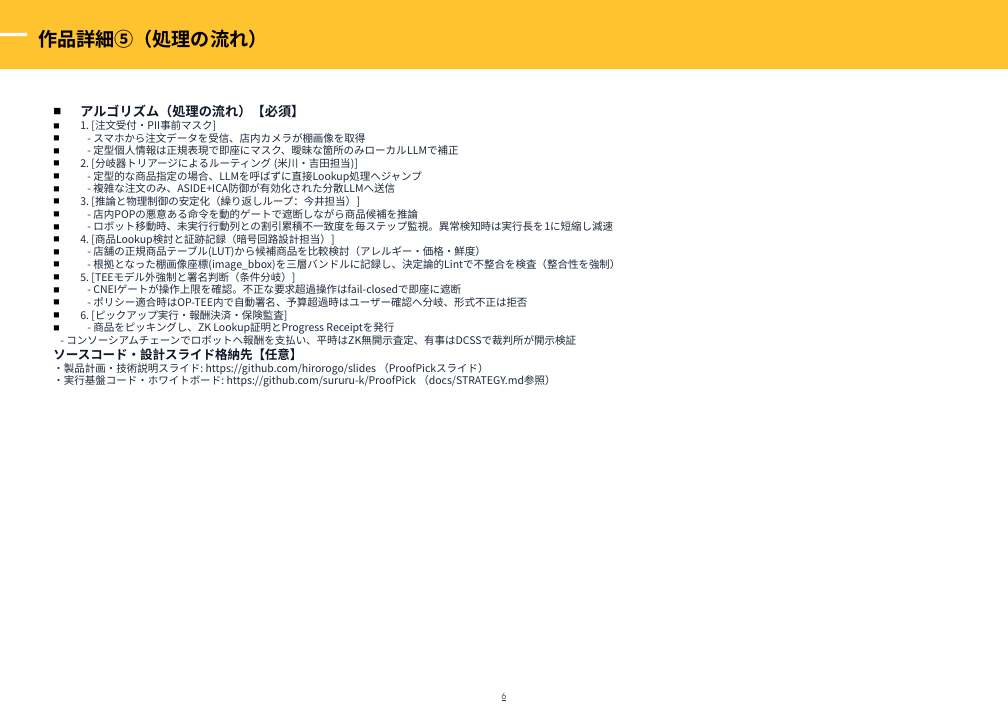
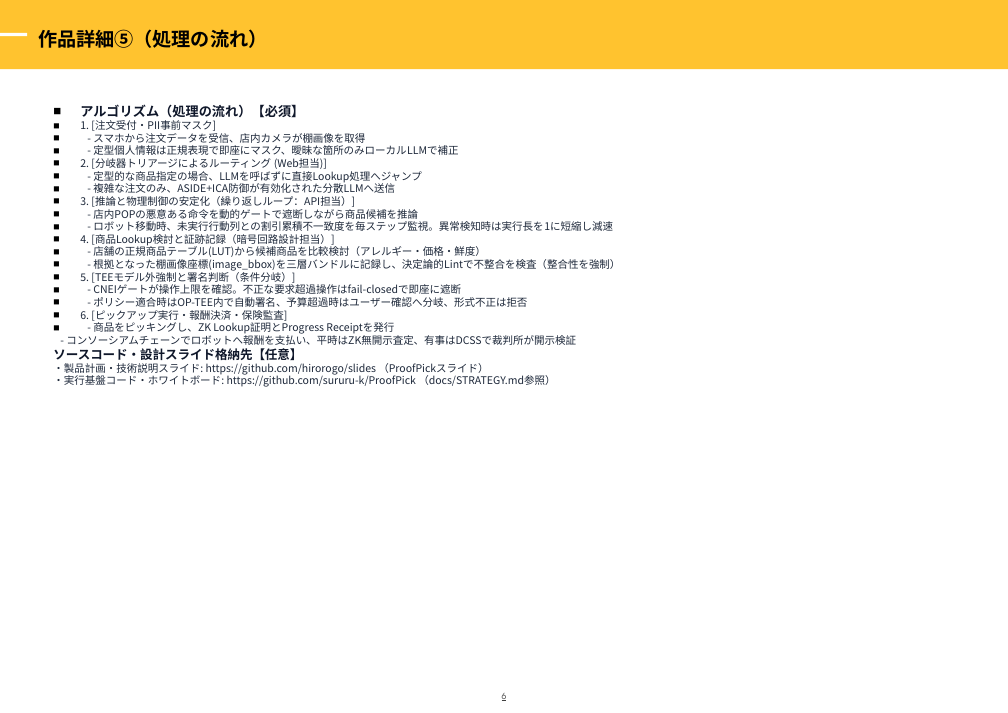
Before and after one commit to sururu-k/ProofPick, a slide deck: slide 7 of submission/zenjyocon_entry_sheet_2026.pptx. Drawn at 1008x713 pixels with LibreOffice and Linux fonts; fonts in the diff are those of the drawing; background and template pictures are left out. Boxes give left, top, right and bottom in pixels: in the first picture for what was removed or moved away, otherwise in the second. Text is boxed around its words. In the diff, an @@ line names an element or a change of style, - is before the commit and + after.

```diff
--- a/submission/zenjyocon_entry_sheet_2026.pptx
+++ b/submission/zenjyocon_entry_sheet_2026.pptx
@@ text at (66, 120, 620, 345): text changed @@
-1. [注文受付・PII事前マスク]
-- スマホから注文データを受信、店内カメラが棚画像を取得
-- 定型個人情報は正規表現で即座にマスク、曖昧な箇所のみローカルLLMで補正
-2. [分岐器トリアージによるルーティング (米川・吉田担当)]
-- 定型的な商品指定の場合、LLMを呼ばずに直接Lookup処理へジャンプ
-- 複雑な注文のみ、ASIDE+ICA防御が有効化された分散LLMへ送信
-3. [推論と物理制御の安定化（繰り返しループ：今井担当）]
-- 店内POPの悪意ある命令を動的ゲートで遮断しながら商品候補を推論
-- ロボット移動時、未実行行動列との割引累積不一致度を毎ステップ監視。異常検知時は実行長を1に短縮し減速
-4. [商品Lookup検討と証跡記録（暗号回路設計担当）]
-- 店舗の正規商品テーブル(LUT)から候補商品を比較検討（アレルギー・価格・鮮度）
-- 根拠となった棚画像座標(image_bbox)を三層バンドルに記録し、決定論的Lintで不整合を検査（整合性を強制）
-5. [TEEモデル外強制と署名判断（条件分岐）]
-- CNEIゲートが操作上限を確認。不正な要求超過操作はfail-closedで即座に遮断
-- ポリシー適合時はOP-TEE内で自動署名、予算超過時はユーザー確認へ分岐、形式不正は拒否
-6. [ピックアップ実行・報酬決済・保険監査]
-- 商品をピッキングし、ZK Lookup証明とProgress Receiptを発行
-- コンソーシアムチェーンでロボットへ報酬を支払い、平時はZK無開示査定、有事はDCSSで裁判所が開示検証
+1. [注文受付・PII事前マスク]
+- スマホから注文データを受信、店内カメラが棚画像を取得
+- 定型個人情報は正規表現で即座にマスク、曖昧な箇所のみローカルLLMで補正
+2. [分岐器トリアージによるルーティング (Web担当)]
+- 定型的な商品指定の場合、LLMを呼ばずに直接Lookup処理へジャンプ
+- 複雑な注文のみ、ASIDE+ICA防御が有効化された分散LLMへ送信
+3. [推論と物理制御の安定化（繰り返しループ：API担当）]
+- 店内POPの悪意ある命令を動的ゲートで遮断しながら商品候補を推論
+- ロボット移動時、未実行行動列との割引累積不一致度を毎ステップ監視。異常検知時は実行長を1に短縮し減速
+4. [商品Lookup検討と証跡記録（暗号回路設計担当）]
+- 店舗の正規商品テーブル(LUT)から候補商品を比較検討（アレルギー・価格・鮮度）
+- 根拠となった棚画像座標(image_bbox)を三層バンドルに記録し、決定論的Lintで不整合を検査（整合性を強制）
+5. [TEEモデル外強制と署名判断（条件分岐）]
+- CNEIゲートが操作上限を確認。不正な要求超過操作はfail-closedで即座に遮断
+- ポリシー適合時はOP-TEE内で自動署名、予算超過時はユーザー確認へ分岐、形式不正は拒否
+6. [ピックアップ実行・報酬決済・保険監査]
+- 商品をピッキングし、ZK Lookup証明とProgress Receiptを発行
+- コンソーシアムチェーンでロボットへ報酬を支払い、平時はZK無開示査定、有事はDCSSで裁判所が開示検証
```
Also in this commit, not shown: 1 other slide changed, 5 other files.
